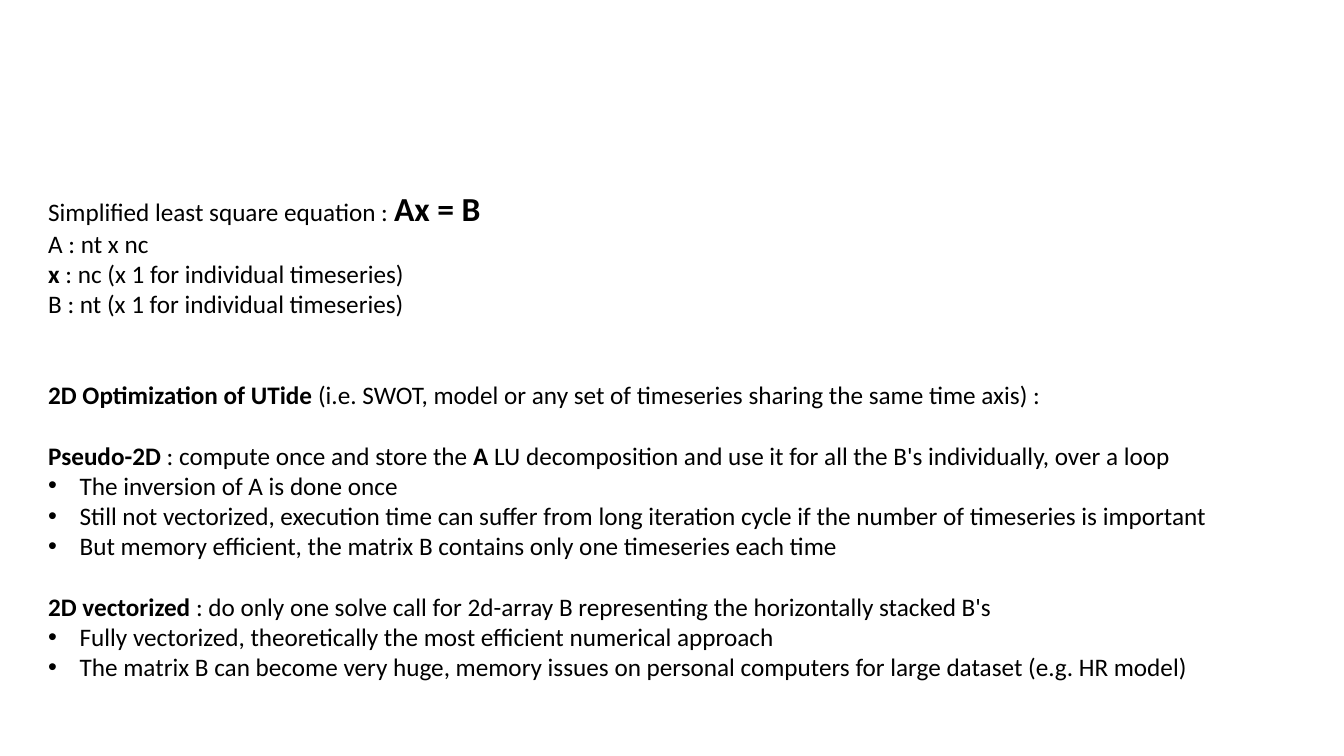
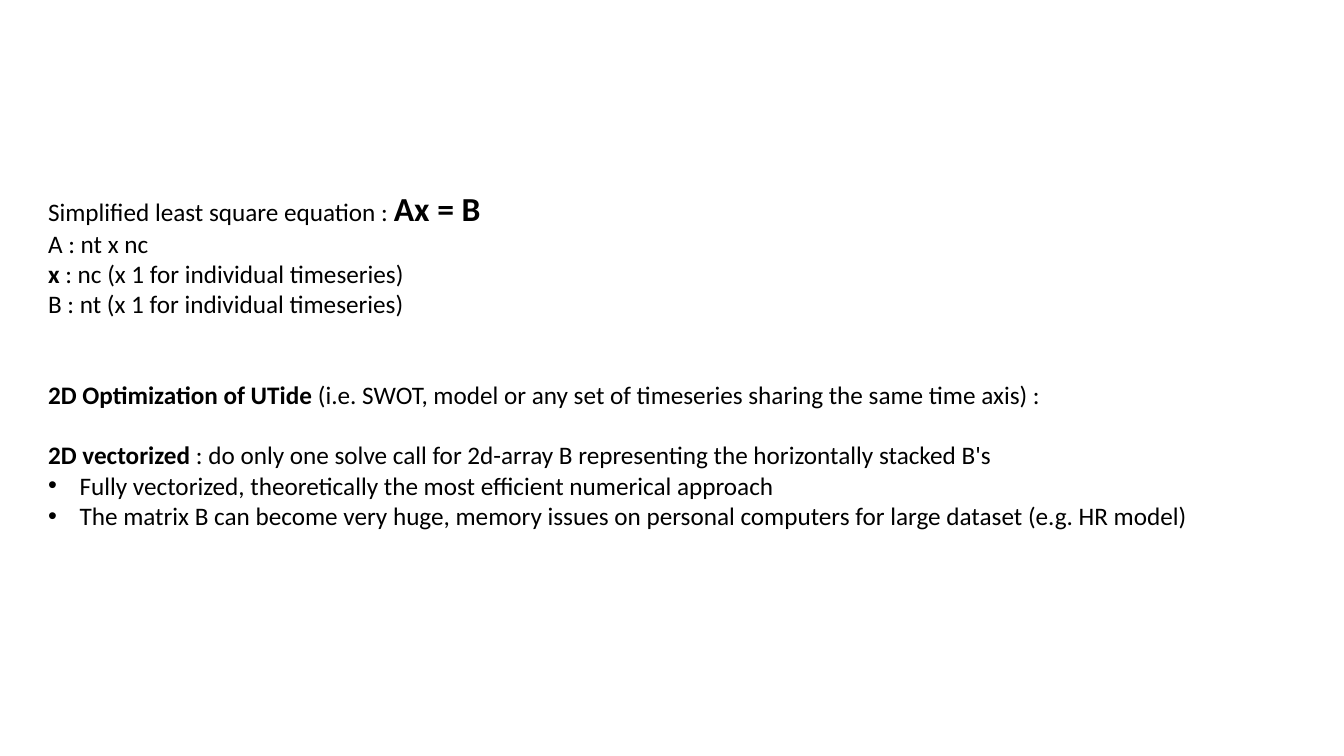
Before and after one commit to treden/UTide, a slide deck: slide 2 of UTide 2D.pptx. Drawn at 1344x756 pixels with LibreOffice and Linux fonts; fonts in the diff are those of the drawing. Boxes give left, top, right and bottom in pixels: in the first picture for what was removed or moved away, otherwise in the second. Text is boxed around its words. In the diff, an @@ line names an element or a change of style, - is before the commit and + after.

```diff
--- a/UTide 2D.pptx
+++ b/UTide 2D.pptx
@@ text at (48, 447, 1206, 559): paragraphs removed @@
-Pseudo-2D : compute once and store the A LU decomposition and use it for all the B's individually, over a loop
-• The inversion of A is done once
-• Still not vectorized, execution time can suffer from long iteration cycle if the number of timeseries is important
-• But memory efficient, the matrix B contains only one timeseries each time
```
Also in this commit, not shown: 2 other slides changed, 8 slides added, 1 slide removed, 2 other files.
